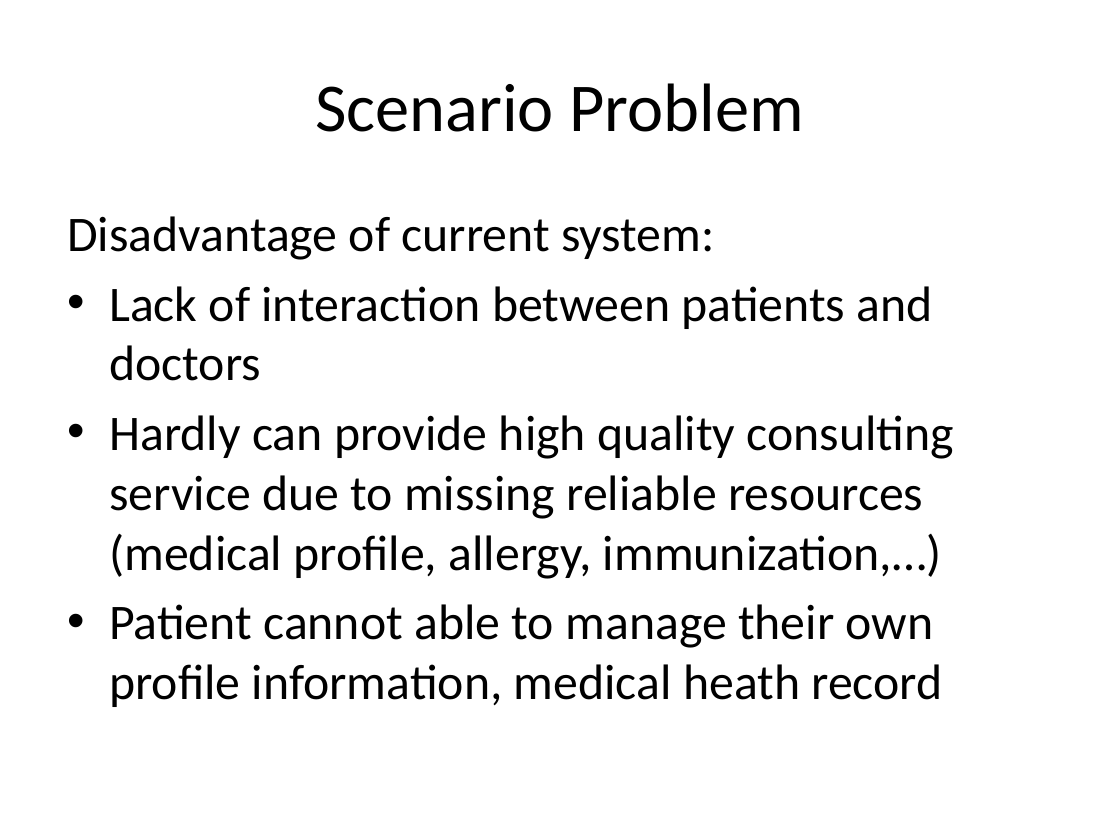
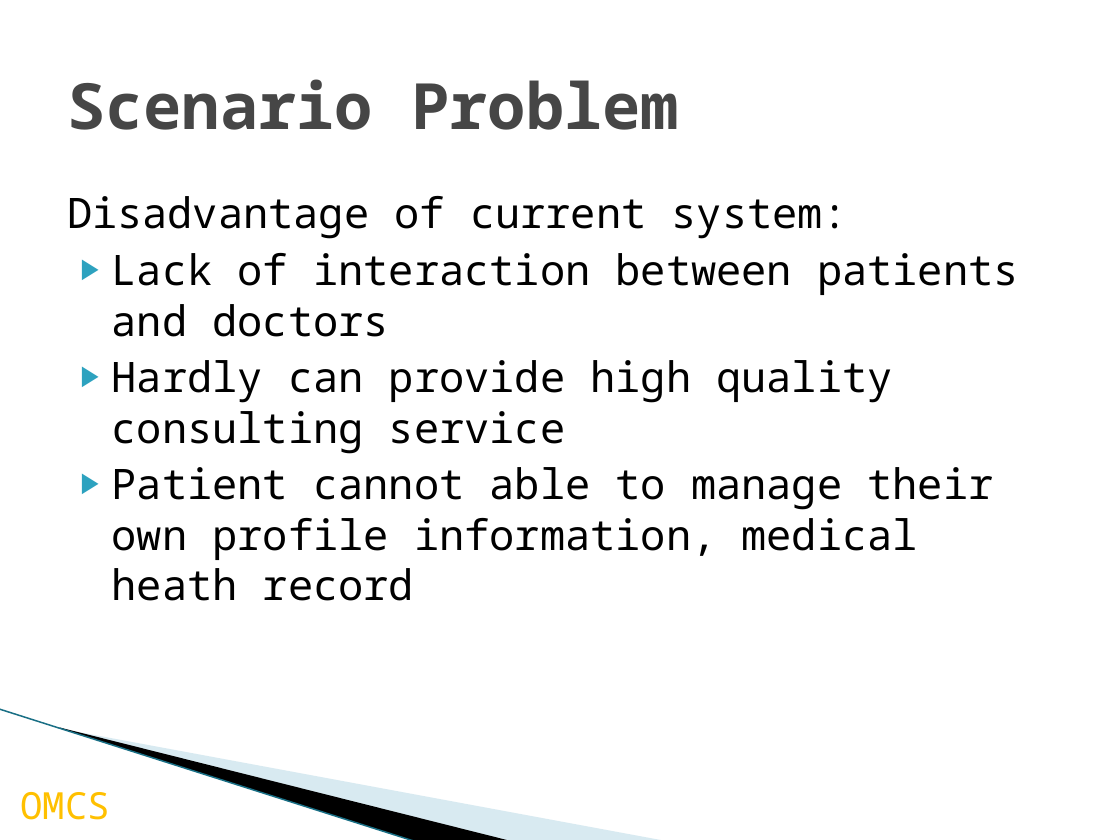
Before and after one commit to palaniellappank/online-medical-consultant-system, a slide deck: slide 9 of Document/OMCS_Slide.pptx (slide 7 before the commit). Drawn at 1120x840 pixels with LibreOffice and Linux fonts; fonts in the diff are those of the drawing; background and template pictures are left out. Boxes give left, top, right and bottom in pixels: in the first picture for what was removed or moved away, otherwise in the second. Text is boxed around its words. In the diff, an @@ line names an element or a change of style, - is before the commit and + after.

```diff
--- a/Document/OMCS_Slide.pptx
+++ b/Document/OMCS_Slide.pptx
@@ title "Scenario Problem" at bbox=[67, 79, 679, 130]: size 44 to 41 pt, font Calibri to Noto Sans Mono, text colour #000000 to #464646, bold on; alignment centre to left @@
@@ text "Disadvantage of current system:": place and size @@
-text "Disadvantage of current system:" at bbox=[67, 216, 954, 707]
+text "Disadvantage of current system:" at bbox=[67, 196, 1019, 601]
@@ text at bbox=[67, 196, 1019, 601]: size 32 to 27 pt, font Calibri to Noto Sans Mono in "Disadvantage of current system:", "Lack of interaction between patients and doctors", "Patient cannot able to manage their own ..."; less space between paragraphs; bullet • to ▶ @@
@@ text at bbox=[112, 360, 892, 454]: text changed; size 32 to 27 pt; font Calibri to Noto Sans Mono @@
-• Hardly can provide high quality consulting service due to missing reliable resources (medical profile, allergy, immunization,…)
+▶ Hardly can provide high quality consulting service
@@ line added from (0, 709) to (416, 840), #97C5D8 0.95 pt @@
@@ freeform shape added at bbox=[59, 727, 512, 840], fill #000000 @@
@@ freeform shape added at bbox=[62, 728, 666, 840], fill #A0CBDC at 40% opacity @@
@@ text added at bbox=[20, 792, 110, 820], 24 pt, text #FFC000 @@
+OMCS
```
Also in this commit, not shown: 16 other slides changed, 4 slides added, 1 slide removed.
